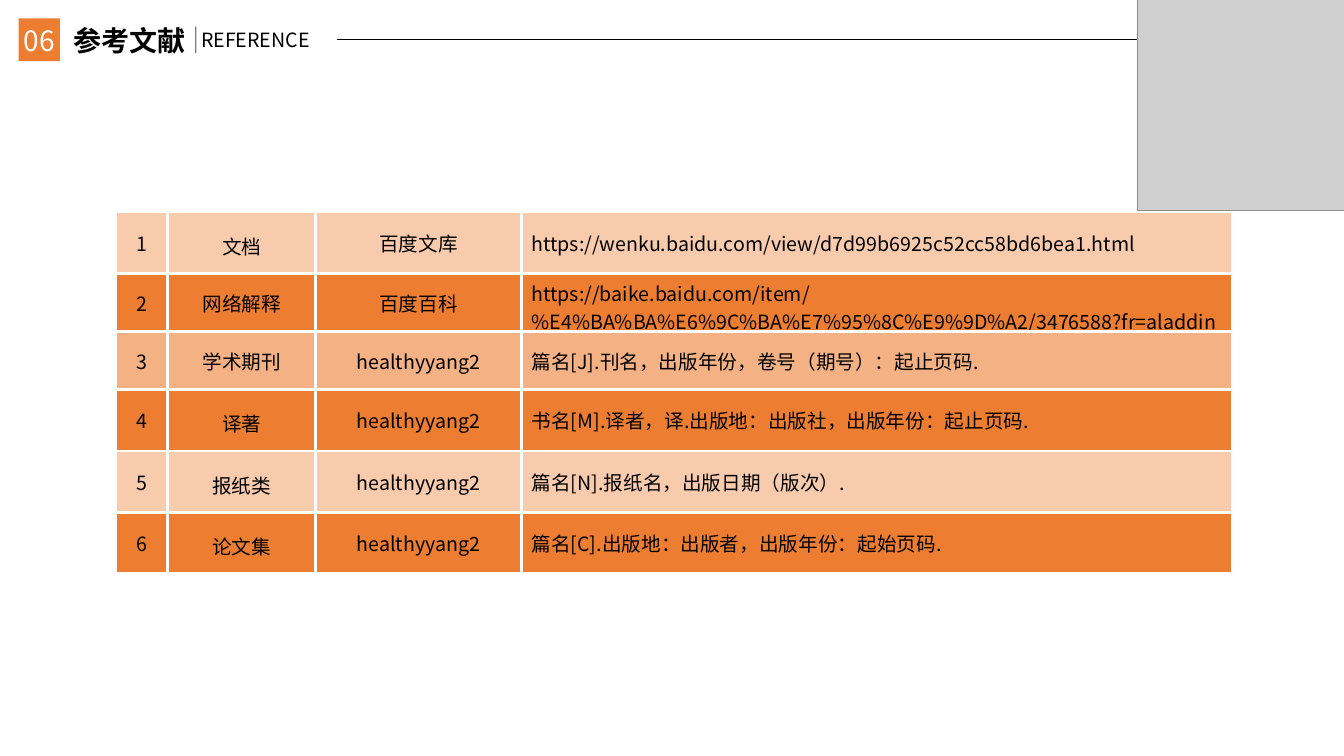
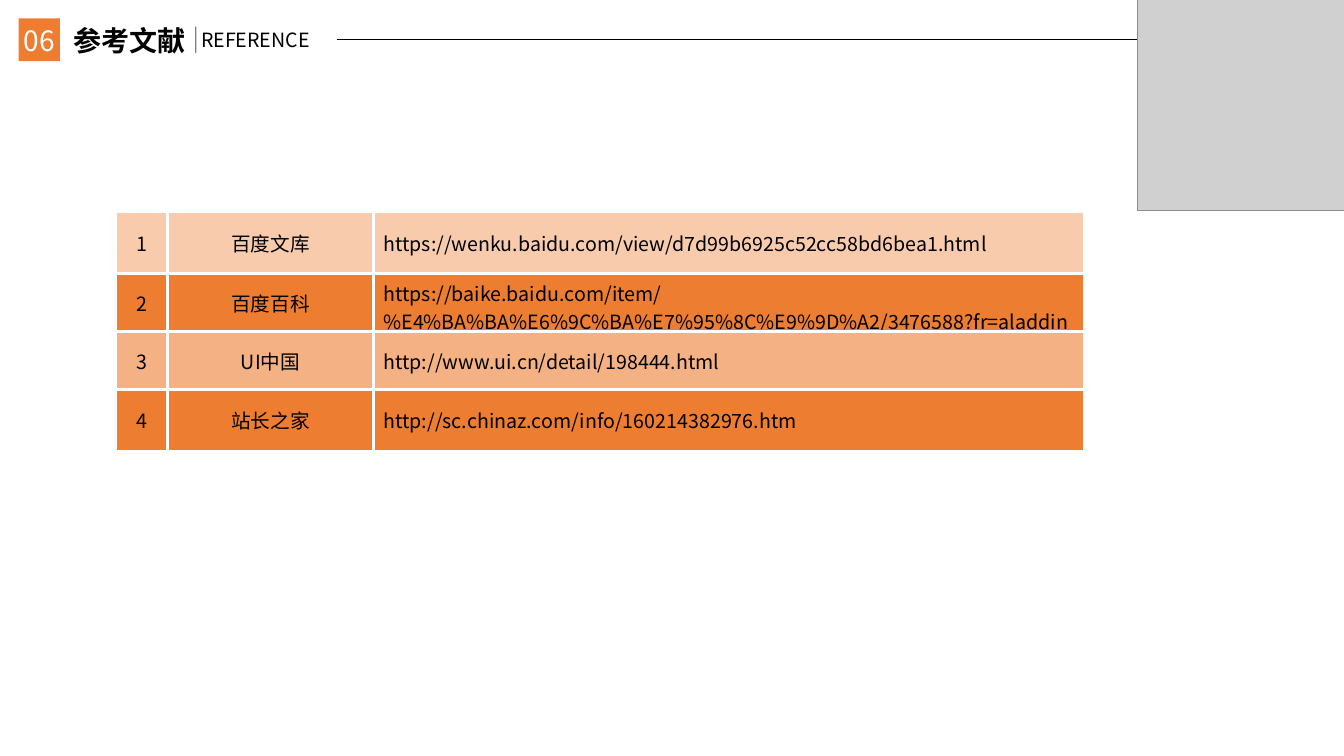
Before and after one commit to JanHonan/store, a slide deck: slide 28 of G2/软件工程系列课程教学辅助网站/非受控文档/温中磊/PRD2017-G2-界面设计.pptx. Drawn at 1344x756 pixels with LibreOffice and Linux fonts; fonts in the diff are those of the drawing; grey boxes stand for pictures. Boxes give left, top, right and bottom in pixels: in the first picture for what was removed or moved away, otherwise in the second. Text is boxed around its words. In the diff, an @@ line names an element or a change of style, - is before the commit and + after.

```diff
--- a/G2/软件工程系列课程教学辅助网站/非受控文档/温中磊/PRD2017-G2-界面设计.pptx
+++ b/G2/软件工程系列课程教学辅助网站/非受控文档/温中磊/PRD2017-G2-界面设计.pptx
@@ table at (x1=116, y1=212, x2=1084, y2=574) @@
-1 | 文档 | 百度文库 | https://wenku.baidu.com/view/d7d99b6925c52cc58bd6bea1.html
-2 | 网络解释 | 百度百科 | https://baike.baidu.com/item/%E4%BA%BA%E6%9C%BA%E7%95%8C%E9%9D%A2/3476588?fr=aladdin
-3 | 学术期刊 | healthyyang2 | 篇名[J].刊名，出版年份，卷号（期号）：起止页码.
-4 | 译著 | healthyyang2 | 书名[M].译者，译.出版地：出版社，出版年份：起止页码.
-5 | 报纸类 | healthyyang2 | 篇名[N].报纸名，出版日期（版次）.
-6 | 论文集 | healthyyang2 | 篇名[C].出版地：出版者，出版年份：起始页码.
+1 | 百度文库 | https://wenku.baidu.com/view/d7d99b6925c52cc58bd6bea1.html
+2 | 百度百科 | https://baike.baidu.com/item/%E4%BA%BA%E6%9C%BA%E7%95%8C%E9%9D%A2/3476588?fr=aladdin
+3 | UI中国 | http://www.ui.cn/detail/198444.html
+4 | 站长之家 | http://sc.chinaz.com/info/160214382976.htm
@@ table resized from (x1=116, y1=212, x2=1232, y2=574) to (x1=116, y1=212, x2=1084, y2=574) @@
```
Also in this commit, not shown: 4 other slides changed.
